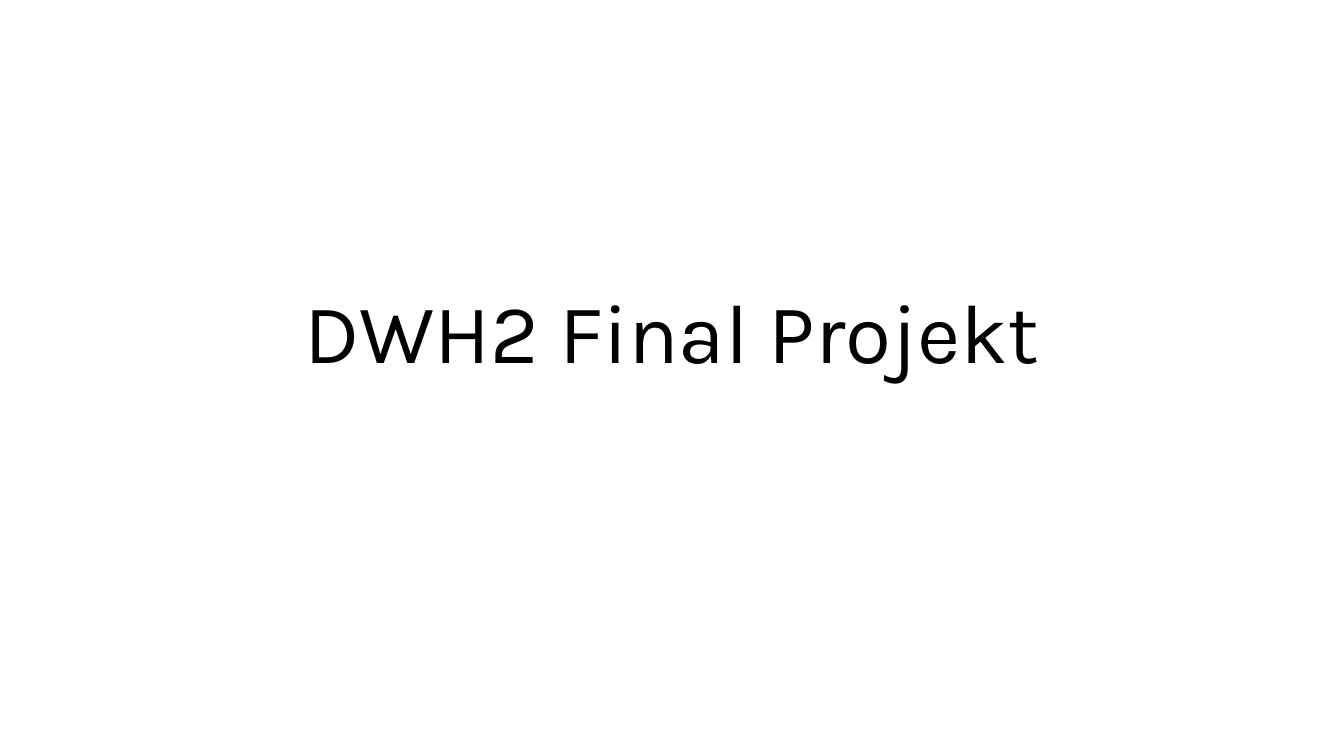
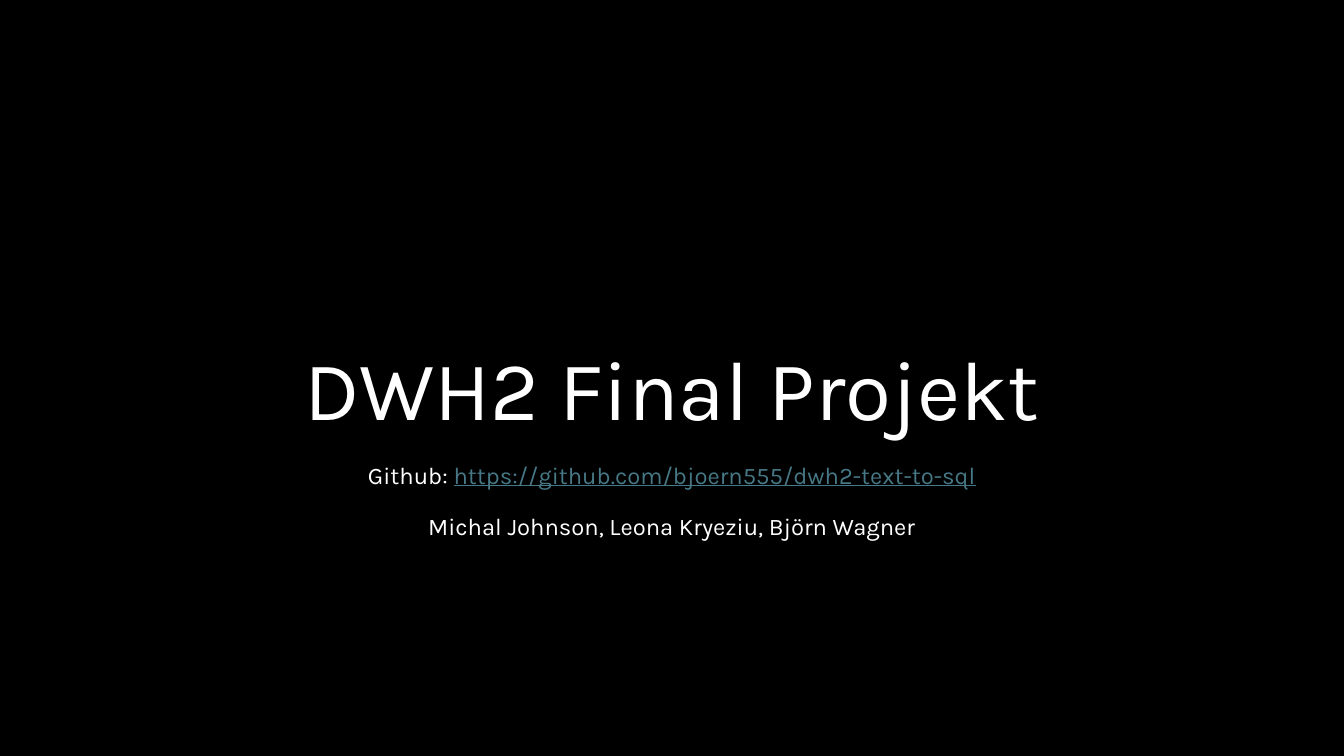
Before and after one commit to bjoern555/dwh2-text-to-sql, a slide deck: slide 1 of docs/DHW2_Wagner_Kryeziu_Johnson.pptx. Drawn at 1344x756 pixels with LibreOffice and Linux fonts; fonts in the diff are those of the drawing; background and template pictures are left out. Boxes give left, top, right and bottom in pixels: in the first picture for what was removed or moved away, otherwise in the second. Text is boxed around its words. In the diff, an @@ line names an element or a change of style, - is before the commit and + after.

Commit message:
Update presentation files

```diff
--- a/docs/DHW2_Wagner_Kryeziu_Johnson.pptx
+++ b/docs/DHW2_Wagner_Kryeziu_Johnson.pptx
@@ background #FFFFFF to picture (left out) @@
@@ title "DWH2 Final Projekt" at <box>304,362,1040,440</box>: text colour #000000 to #FFFFFF @@
@@ subtitle added at <box>368,466,976,541</box>, 17 pt, text #FFFFFF @@
+Github: https://github.com/bjoern555/dwh2-text-to-sql
+Michal Johnson, Leona Kryeziu, Björn Wagner
```
Also in this commit, not shown: 1 other slide changed, 1 other file.
